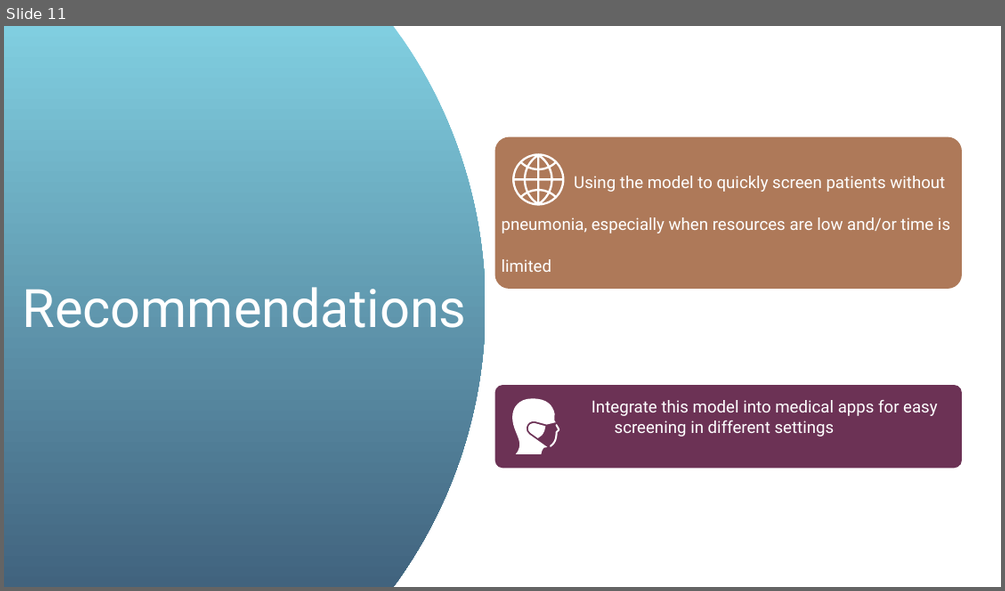
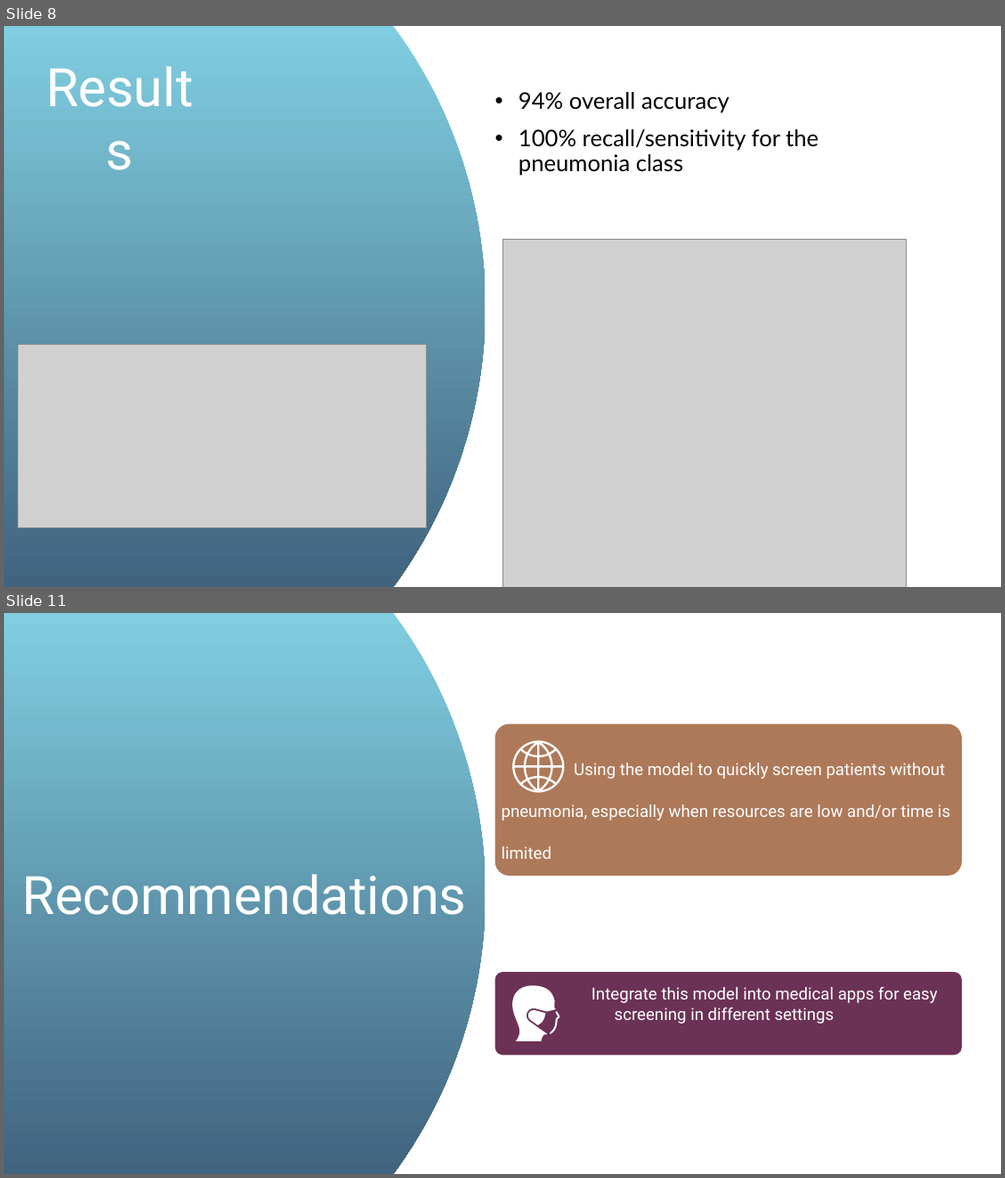
Before and after one commit to luaymatalka/pneumonia-xrays---image-classification, a slide deck: presentation.pptx. Shown one above the other, each under a label of ours: slide 11 before the commit, slides 8 and 11 after it; the slides between them are not shown. The pictures are 1005x591 and 1005x1178 pixels, drawn with LibreOffice and Linux fonts; fonts in the diff are those of the drawing; grey boxes stand for pictures. Boxes give left, top, right and bottom in pixels: in the first picture for what was removed or moved away, otherwise in the second. Text is boxed around its words. In the diff, an @@ line names an element or a change of style, - is before the commit and + after.

```diff
--- a/presentation.pptx
+++ b/presentation.pptx
@@ slide 8 added at (x1=4, y1=26, x2=1001, y2=587), background #FFFFFF @@
@@ freeform shape added at (x1=4, y1=26, x2=485, y2=587), fill gradient #80CEE0 to #41637E @@
@@ text added at (x1=40, y1=52, x2=200, y2=119), 102 pt, text #FFFFFF @@
+    Results
@@ text added at (x1=518, y1=92, x2=818, y2=176), 44 pt, text #000000 @@
+• 94% overall accuracy
+• 100% recall/sensitivity for the pneumonia class
@@ picture added at (x1=502, y1=239, x2=906, y2=587) @@
@@ picture added at (x1=18, y1=344, x2=426, y2=527) @@
```
Also in this commit, not shown: 3 slides changed, 1 other slide added, 1 slide removed.
